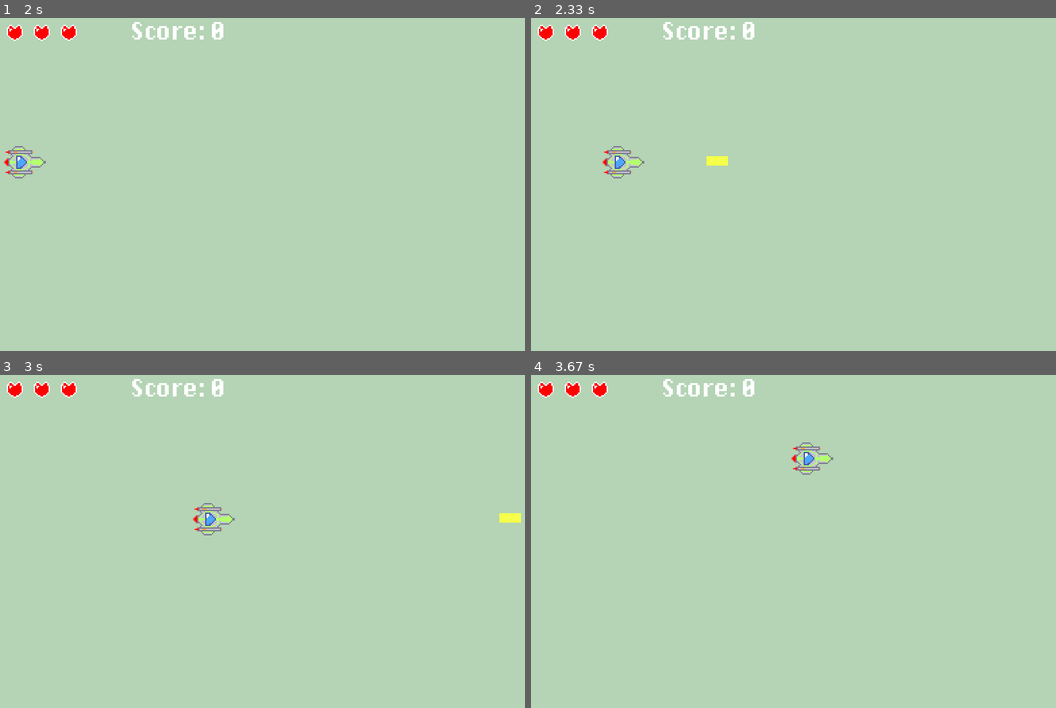
Above: before the commit, frames 1-4 (two rows, left to right).
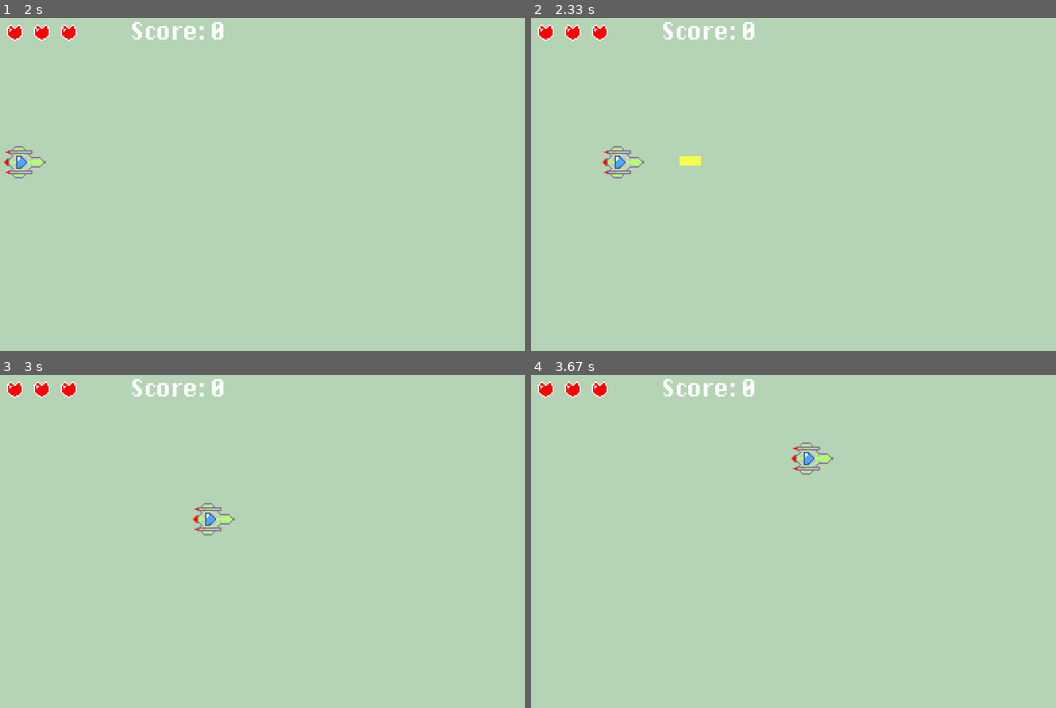
Above: after the commit, the same moments.

Repository: Tuti004/Eagle_defender
Game: pygame game, started from main.py
Same seed, same stepped clock (60 frames per second), same inputs: the game is played once before the commit and once after it.
Inputs:
- Up to frame 1 (2 s): hold O 0.33-0.8 s; hold Esc 0.83-1.3 s; tap E at 1.33, 1.67 s
- Up to frame 2 (2.33 s): hold Space from 2 s (still down); hold D from 2 s (still down)
- Up to frame 3 (3 s): release Space at 2.47 s; release D at 2.47 s; hold D 2.5-2.97 s
- Up to frame 4 (3.67 s): hold W 3-3.3 s; hold D from 3.33 s (still down)

Frame 1 is identical in both runs. In frame 2, 0.2% of the frame differs, in the area x 28-38%, y 41-45%; in frame 3, 0.1%; in frame 4, nothing differs.

Commit message:
cambios de fondo

Diff:
--- a/main.py
+++ b/main.py
@@ -62,8 +62,6 @@
 
 
 #player class
-health_cd = 300
-jugador_speed = 5
 class Player(pygame.sprite.Sprite):
     def __init__(self): #empieza clase Player
         super().__init__() #parent class
@@ -76,26 +74,28 @@
         self.x_change = 0
         self.y_change = 0
         self.hearts = 6
+        self.speed = 5
 
     def player_imput(self): #esta funcion permite el moviento con wasd del jugador
         keys = pygame.key.get_pressed()
         if keys[pygame.K_w]:
-            self.y_change = -jugador_speed
+            self.y_change = -self.speed
         if keys[pygame.K_w] == False:
             self.y_change = 0
 
         if keys[pygame.K_a]:
-            self.x_change = -jugador_speed
+            self.x_change = -self.speed
         if keys[pygame.K_a] == False:
             self.x_change = 0
 
         if keys[pygame.K_s]:
-            self.y_change = +jugador_speed
+            self.y_change = +self.speed
 
         if keys[pygame.K_d]:
-            self.x_change = +jugador_speed
+            self.x_change = +self.speed
         if keys[pygame.K_SPACE]:
             bullet_cd(self)
+            bullet_limit
 
     def apply_border(self): #esta funcion causa que el jugador no se pueda salir de los bordes
         if self.x <= 30:
@@ -119,7 +119,8 @@
 player = pygame.sprite.Group() #spritegroup player
 player.add(Player()) #agrega a player al sprite group
 
-
+bullets = pygame.sprite.Group()
+last_shot_time = 0
 class PlayerBullet(pygame.sprite.Sprite):
     def __init__(self, x, y): #el x y y aqui permite que cuando se agrege a bullets a su grupo de balas se ponga en las x y y del player
         super().__init__()
@@ -128,14 +129,14 @@
         self.image = self.sprite_path
         self.rect = self.image.get_rect()
         self.rect.midbottom = (x, y)
-        self.speed = 12
+        self.speed = 10
 
     def update(self):
         self.rect.move_ip(self.speed, 0)
-        if self.rect.left > 800:
+        global last_shot_time
+        current_time = pygame.time.get_ticks()
+        if current_time - last_shot_time > 400:
             self.kill()
-bullets = pygame.sprite.Group()
-last_shot_time = 0
 
 def bullet_cd(player): #cooldown de balas de jugador
     global last_shot_time
@@ -145,6 +146,10 @@
     new_bullet = PlayerBullet(player.rect.centerx, player.rect.centery+15) #cada vez que termina el cooldown agrega la clase bala a su grupo. o sea dispara
     bullets.add(new_bullet)
     last_shot_time = current_time #le hace update al ultimo shot reseteando el cooldown
+
+def bullet_limit():
+    bullet_amount = 5
+#meter bullet limit maximo 5
 
 
 #define los "game states"
--- /dev/null
+++ b/pruebas.py
@@ -0,0 +1,158 @@
+import pygame
+from sys import exit
+import random
+import math
+import time
+pygame.init() #starts game module
+
+#colors
+BLACK = (0,0,0)
+WHITE = (255,255,255)
+RED = (255,0,0)
+YELLOW = (250,250,51)
+GREEN = (180, 212, 181)
+
+#colors
+BLACK = (0,0,0)
+WHITE = (255,255,255)
+RED = (255,0,0)
+YELLOW = (250,250,51)
+GREEN = (180, 212, 181)
+
+
+clock = pygame.time.Clock() #objeto que mide el tiempo dentro del programa
+screen_x = 800
+screen_y = 500
+screen = pygame.display.set_mode((screen_x, screen_y)) #resolucion de pantalla
+pygame.display.set_caption("Eagle Defender") #nombre de pestana de juego
+
+#fonts
+fontprincipal = pygame.font.Font('assets/DePixelHalbfett.otf', 25) #import de font principal
+fontsmaller = pygame.font.Font('assets/DePixelHalbfett.otf', 15)
+
+#login
+Login = fontprincipal.render('Eagle Defender', True, BLACK)
+start = fontprincipal.render('Start-e', True, WHITE)
+leaderboard = fontprincipal.render('Leaderboard-o', True, WHITE)
+
+#title text
+Eagle_Defender = fontprincipal.render('Eagle Defender-E', True, BLACK)
+start = fontprincipal.render('Start-S', True, WHITE)
+leaderboard = fontprincipal.render('Leaderboard-L', True, WHITE)
+options = fontprincipal.render('Options-o', True, WHITE)
+credits = fontprincipal.render('Credits-c', True, WHITE)
+quit = fontprincipal.render('Quit-q', True, WHITE)
+
+#start game
+start_game_title = fontprincipal.render('Start game', True, BLACK)
+
+#game UI elements
+points = fontprincipal.render('Points + variable_puntos', True, BLACK) #variable de puntos
+
+#Leaderboard
+leaderboard_title = fontprincipal.render('Leaderboard', True, BLACK)
+
+#options
+options_title = fontprincipal.render('Options', True, BLACK)
+
+#credits
+credits_title = fontprincipal.render('Credits', True, BLACK)
+
+#escape
+esc_text = fontsmaller.render('Press "esc" to go to title', True, WHITE)
+
+
+
+#define los "game states"
+state = "title" #deja el state como la primera pantalla, esta siendo los idiomas
+#gameloop
+game = True
+while game:
+    for event in pygame.event.get():
+        if event.type == pygame.QUIT:
+            pygame.quit() #crea el evento de cerrar el programa al activar el flag de quit
+            exit()
+        elif state == "login":
+            break
+        elif state == "title":
+            if event.type == pygame.KEYDOWN:
+                if event.key == pygame.K_s:
+                    state = "start"
+                if event.key == pygame.K_l:
+                    state = "leaderboard"
+                if event.key == pygame.K_o:
+                    state = "options"
+                if event.key == pygame.K_c:
+                    state = "credits"
+
+        elif state == "start":
+            if event.type == pygame.KEYDOWN:
+                if event.key == pygame.K_ESCAPE:
+                    state = "title"
+                if event.key == pygame.K_s:
+                    state == "game"
+
+        elif state == "game":
+            break
+
+        elif state == "leaderboard":
+            if event.type == pygame.KEYDOWN:
+                if event.key == pygame.K_ESCAPE:
+                    state = "title"
+
+        elif state == "options":
+            if event.type == pygame.KEYDOWN:
+                if event.key == pygame.K_ESCAPE:
+                    state = "title"
+
+        elif state == "credits":
+            if event.type == pygame.KEYDOWN:
+                if event.key == pygame.K_ESCAPE:
+                    state = "title"
+
+
+
+    pygame.display.flip()
+
+
+    if state == "login":
+        break
+
+    if state == "title": #dibuja el texto en title
+        screen.fill(GREEN)
+        screen.blit(Eagle_Defender, (Eagle_Defender.get_rect(center=(screen_x/2, 80))))
+        screen.blit(start, (start.get_rect(center=(screen_x/2, 150))))
+        screen.blit(leaderboard, (leaderboard.get_rect(center=(screen_x/2, 230))))
+        screen.blit(options, (options.get_rect(center=(screen_x/2, 310))))
+        screen.blit(credits, (credits.get_rect(center=(screen_x/2, 390))))
+        screen.blit(quit, (quit.get_rect(center=(screen_x/2, 470))))
+
+    elif state == "title":
+            screen.fill(GREEN)
+            screen.blit(Eagle_Defender, (Eagle_Defender.get_rect(center=(screen_x/2, 90))))
+
+    if state == "start":
+            screen.fill(GREEN)
+
+            screen.blit(esc_text, (30, 470))
+            screen.blit(start_game_title, (start_game_title.get_rect(center=(screen_x/2, 90))))
+
+    if state == "game":
+            screen.fill(GREEN)
+            screen.blit(esc_text, (30, 470))
+            screen.blit(points, (points.get_rect(points=(screen_x/2, 90))))
+
+    if state == "options":
+            screen.fill(GREEN)
+            screen.blit(esc_text, (30, 470))
+            screen.blit(options_title, (options_title.get_rect(center=(screen_x/2, 90))))
+
+    if state == "leaderboard":
+            screen.fill(GREEN)
+            screen.blit(esc_text, (30, 470))
+            screen.blit(leaderboard_title, (leaderboard_title.get_rect(center=(screen_x/2, 90))))
+
+    if state == "credits":
+            screen.fill(GREEN)
+            screen.blit(esc_text, (30, 470))
+            screen.blit(credits_title, (credits_title.get_rect(center=(screen_x/2, 90))))
Not shown, changed: Player
